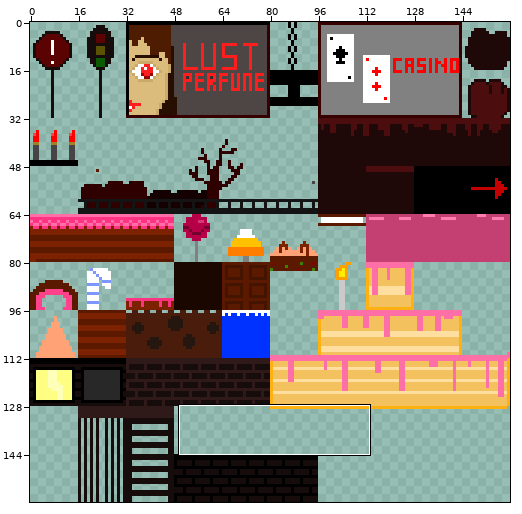
Sprite sheet, stored at assets/layouts/LustGluttonytiles.png. Above: a wide view before the commit, with the close-up outlined.
Close-up. First the earlier version:
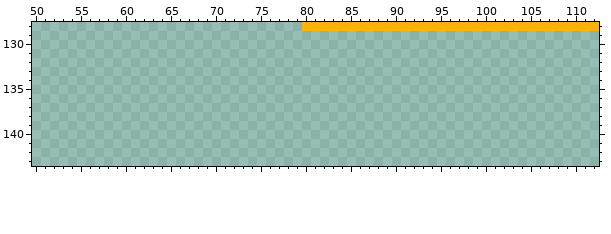
The file is 160x160 pixels. Colours within 5 levels of each other are drawn and written as one. Shown: x 50..112, y 128..143.
After:
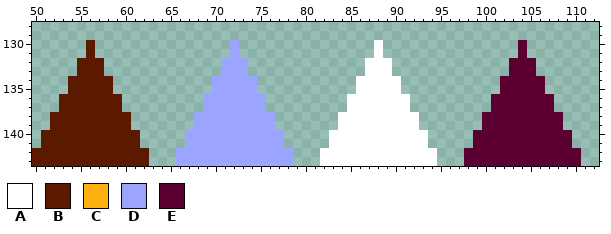
Palette (. is transparent): A #ffffff  B #5b1900  C #ffb111  D #9ba4ff  E #5c0032
Difference:
@@ x 50..112 @@
-128 ..............................CCCCCCCCCCCCCCCCCCCCCCCCCCCCCCCCC
+128 ...............................................................
 129 ...............................................................
-130 ...............................................................
-131 ...............................................................
-132 ...............................................................
-133 ...............................................................
-134 ...............................................................
-135 ...............................................................
-136 ...............................................................
-137 ...............................................................
-138 ...............................................................
-139 ...............................................................
-140 ...............................................................
-141 ...............................................................
-142 ...............................................................
-143 ...............................................................
+130 ......B...............D...............A...............E........
+131 ......B...............D...............A...............E........
+132 .....BBB.............DDD.............AAA.............EEE.......
+133 .....BBB.............DDD.............AAA.............EEE.......
+134 ....BBBBB...........DDDDD...........AAAAA...........EEEEE......
+135 ....BBBBB...........DDDDD...........AAAAA...........EEEEE......
+136 ...BBBBBBB.........DDDDDDD.........AAAAAAA.........EEEEEEE.....
+137 ...BBBBBBB.........DDDDDDD.........AAAAAAA.........EEEEEEE.....
+138 ..BBBBBBBBB.......DDDDDDDDD.......AAAAAAAAA.......EEEEEEEEE....
+139 ..BBBBBBBBB.......DDDDDDDDD.......AAAAAAAAA.......EEEEEEEEE....
+140 .BBBBBBBBBBB.....DDDDDDDDDDD.....AAAAAAAAAAA.....EEEEEEEEEEE...
+141 .BBBBBBBBBBB.....DDDDDDDDDDD.....AAAAAAAAAAA.....EEEEEEEEEEE...
+142 BBBBBBBBBBBBB...DDDDDDDDDDDDD...AAAAAAAAAAAAA...EEEEEEEEEEEEE..
+143 BBBBBBBBBBBBB...DDDDDDDDDDDDD...AAAAAAAAAAAAA...EEEEEEEEEEEEE..
Boxes around the changes in both close-ups, in picture pixels (x1, y1, x2, y2):
changed: (32, 22, 599, 166)
